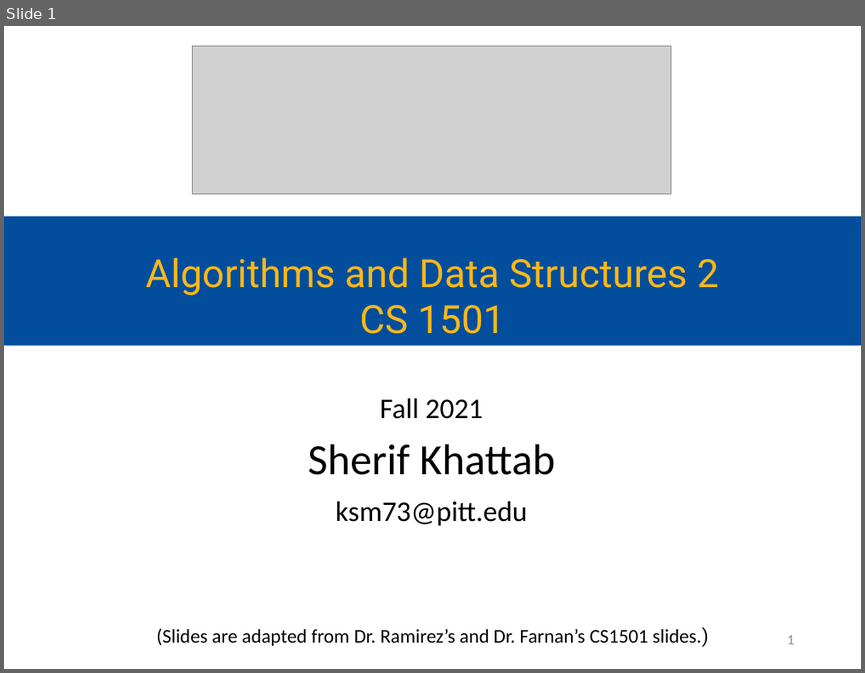
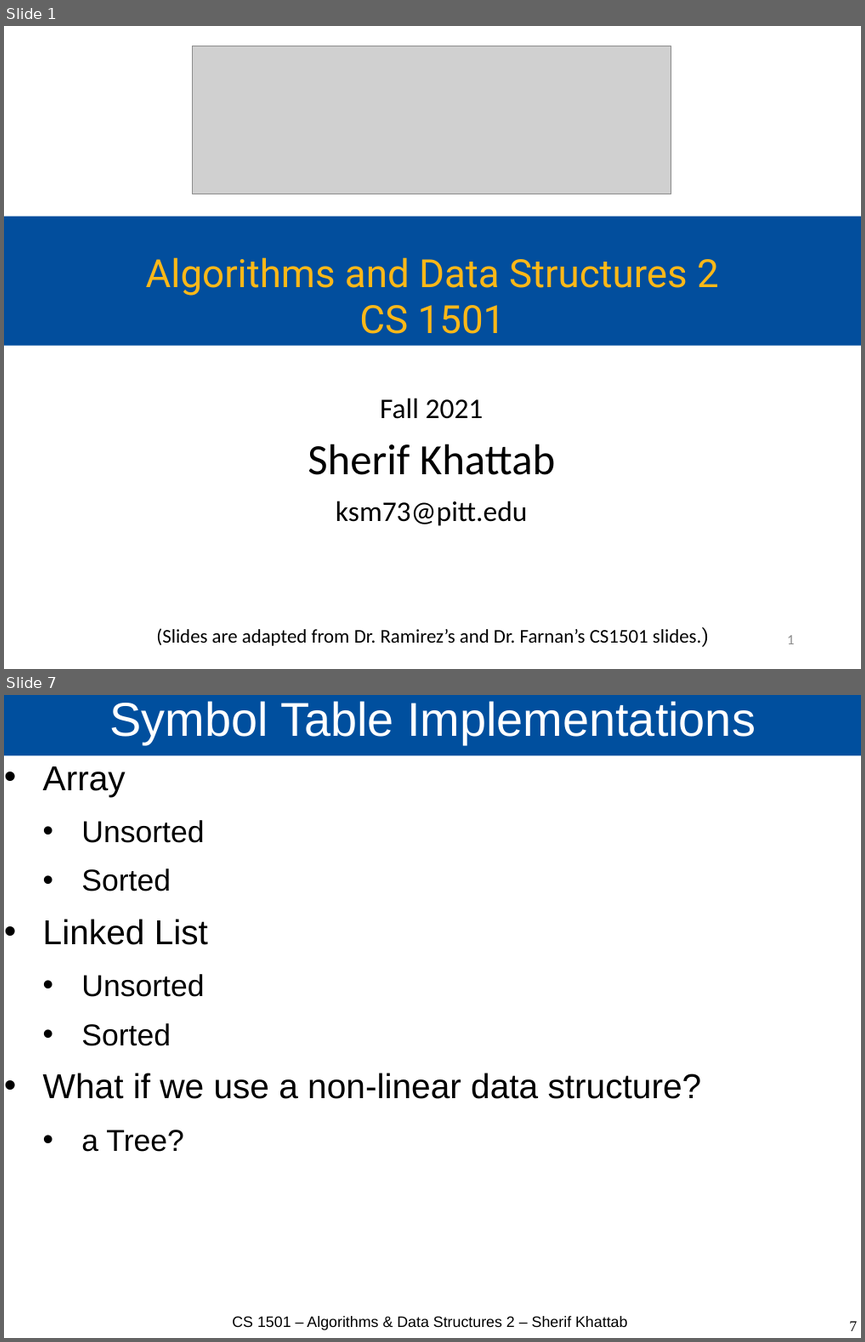
Before and after one commit to cs1501-2224/handouts, a slide deck: DraftSlides/Lecture3.pptx. Shown one above the other, each under a label of ours: slide 1 before the commit, slides 1 and 7 after it; the slides between them are not shown. The pictures are 865x673 and 865x1342 pixels, drawn with LibreOffice and Linux fonts; fonts in the diff are those of the drawing; grey boxes stand for pictures. Boxes give left, top, right and bottom in pixels: in the first picture for what was removed or moved away, otherwise in the second. Text is boxed around its words. In the diff, an @@ line names an element or a change of style, - is before the commit and + after.

```diff
--- a/DraftSlides/Lecture3.pptx
+++ b/DraftSlides/Lecture3.pptx
@@ slide 7 added at box(4, 695, 861, 1338), background #FFFFFF @@
@@ title added at box(4, 695, 861, 756), fill #004F9E, 44 pt, text #FFFFFF @@
+Symbol Table Implementations
@@ text added at box(43, 766, 702, 1151), 32 pt, text #000000 @@
+• Array
+  • Unsorted
+  • Sorted
+• Linked List
+  • Unsorted
+  • Sorted
+• What if we use a non-linear data structure?
+  • a Tree?
@@ text added at box(232, 1315, 627, 1330), 14 pt, text #000000 @@
+CS 1501 – Algorithms & Data Structures 2 – Sherif Khattab
@@ page number added at box(849, 1321, 857, 1331), 14 pt, text #000000 @@
+7
```
Also in this commit, not shown: 3 slides changed, 19 other slides added, 2 other files.
